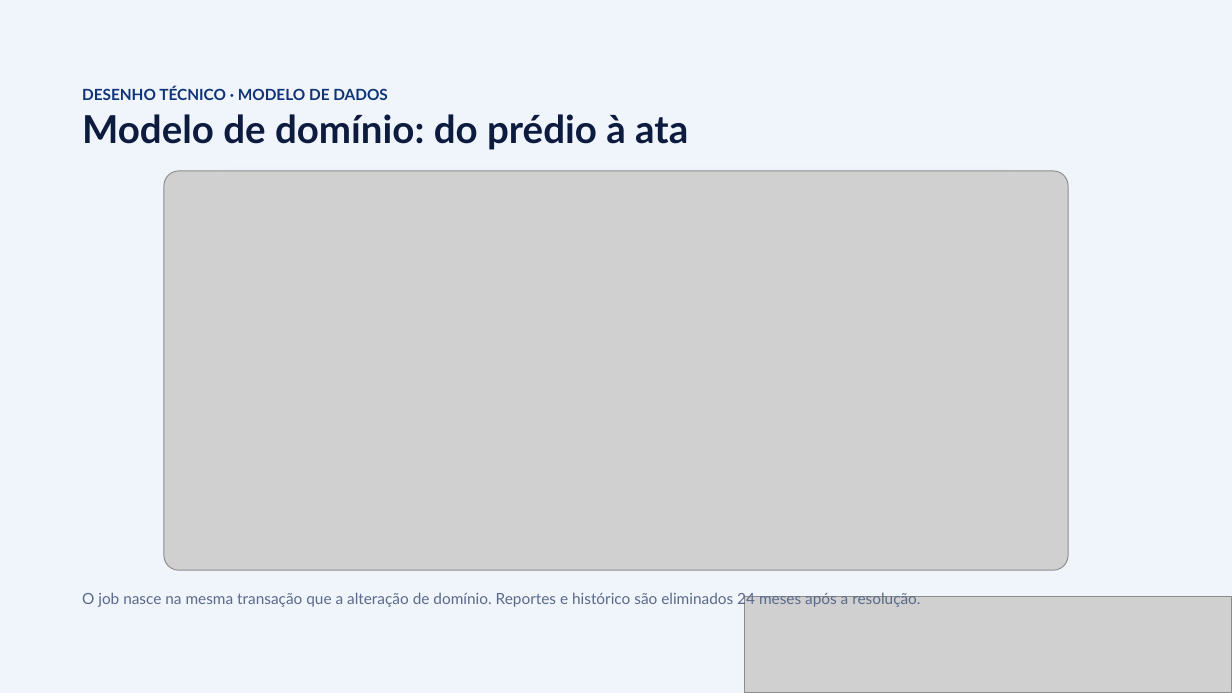
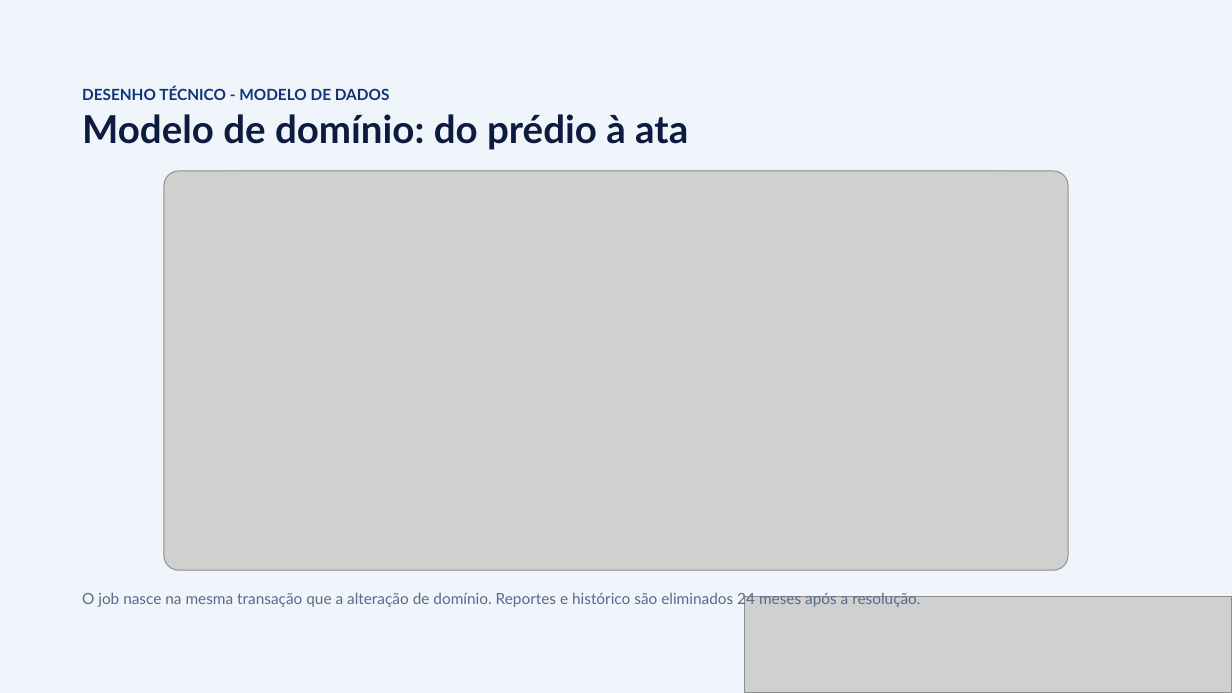
Before and after one commit to LMNSdev/LABDSOF_DOMUSCAST, a slide deck: slide 17 of docs/sprintA/presentation/DomusCast – App de gestão de condomínios.pptx. Drawn at 1232x693 pixels with LibreOffice and Linux fonts; fonts in the diff are those of the drawing; grey boxes stand for pictures. Boxes give left, top, right and bottom in pixels: in the first picture for what was removed or moved away, otherwise in the second. Text is boxed around its words. In the diff, an @@ line names an element or a change of style, - is before the commit and + after.

```diff
--- a/docs/sprintA/presentation/DomusCast – App de gestão de condomínios.pptx
+++ b/docs/sprintA/presentation/DomusCast – App de gestão de condomínios.pptx
@@ text at [82, 86, 390, 100]: text changed @@
-DESENHO TÉCNICO · MODELO DE DADOS
+DESENHO TÉCNICO - MODELO DE DADOS
```
Also in this commit, not shown: 5 other slides changed.
